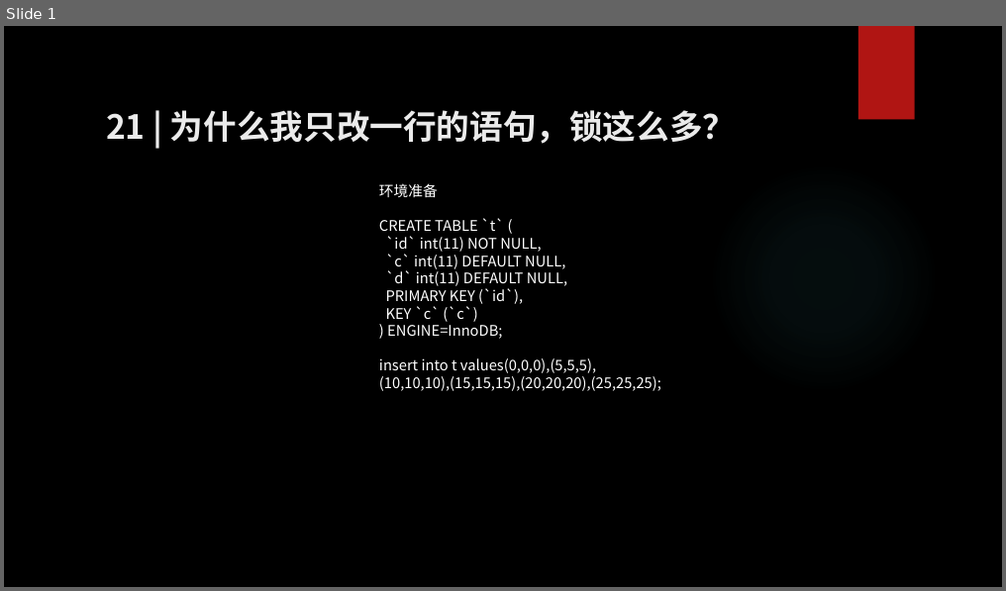
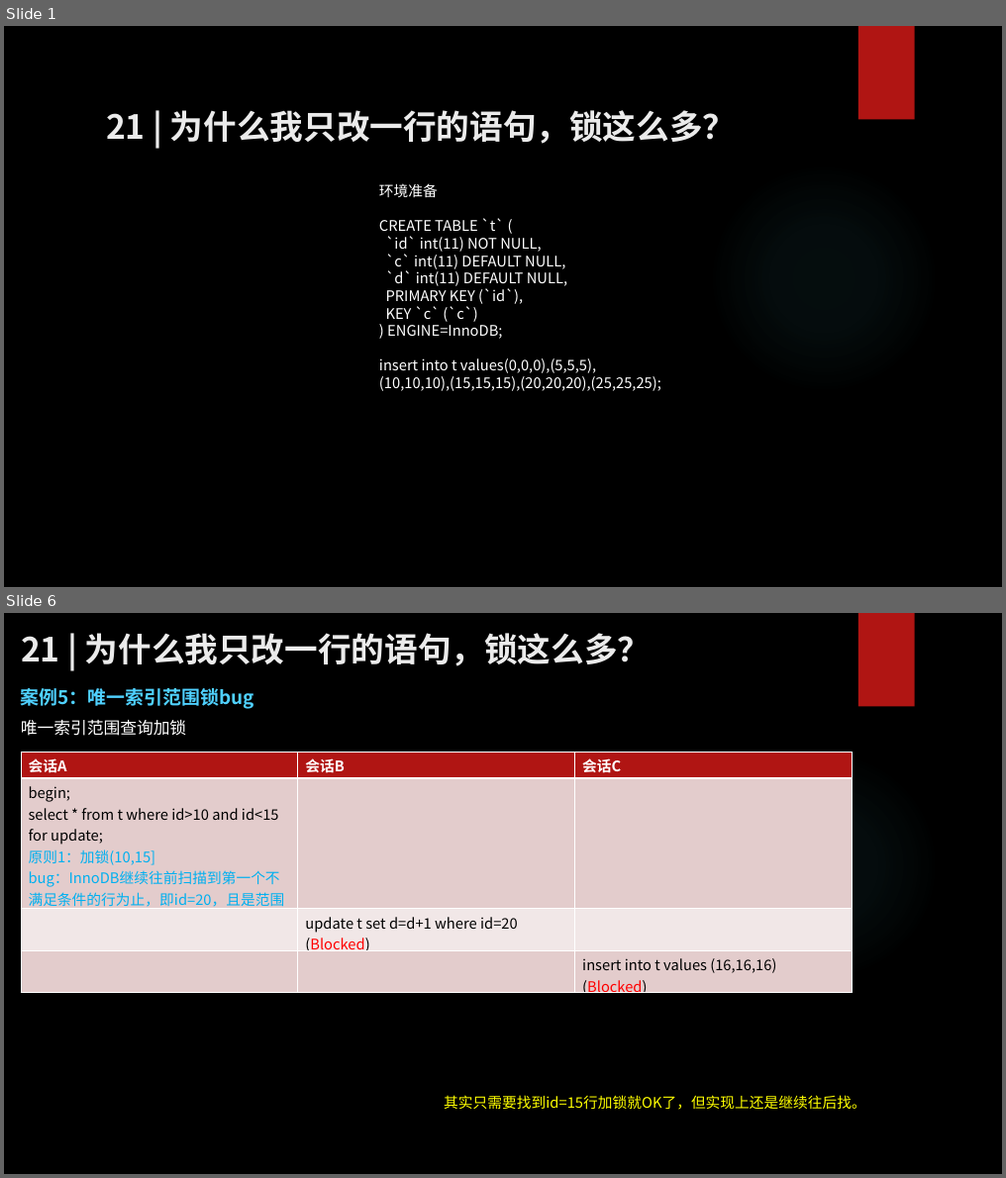
Before and after one commit to zhangkekf/reading-notes, a slide deck: MySQL实战/21为什么我只改一行的语句，锁这么多？.pptx. Shown one above the other, each under a label of ours: slide 1 before the commit, slides 1 and 6 after it; the slides between them are not shown. The pictures are 1006x591 and 1006x1178 pixels, drawn with LibreOffice and Linux fonts; fonts in the diff are those of the drawing; background and template pictures are left out. Boxes give left, top, right and bottom in pixels: in the first picture for what was removed or moved away, otherwise in the second. Text is boxed around its words. In the diff, an @@ line names an element or a change of style, - is before the commit and + after.

```diff
--- a/MySQL实战/21为什么我只改一行的语句，锁这么多？.pptx
+++ b/MySQL实战/21为什么我只改一行的语句，锁这么多？.pptx
@@ slide 6 added at [4, 613, 1002, 1174], background picture (left out); not listed: 2 template elements that a slide beside it also shows @@
@@ title added at [21, 633, 650, 666], 32 pt, text #EBEBEB, bold @@
+21 | 为什么我只改一行的语句，锁这么多？
@@ text added at [21, 688, 254, 709], 18 pt, text #4FD1FF, bold @@
+案例5：唯一索引范围锁bug
@@ text added at [21, 719, 186, 736], 16 pt, text #FFFFFF @@
+唯一索引范围查询加锁
@@ table added at [21, 752, 851, 1000], 4 rows, 3 columns @@
+会话A | 会话B | 会话C
+begin; / select * from t where id>10 and id<15 for update; / 原则1：加锁(10,15] / bug：InnoDB继续往前扫描到第一个不满足条件的行为止，即id=20，且是范围扫描，索引 id上继续加锁 (15,20] |  | 
+ | update t set d=d+1 where id=20 / (Blocked) | 
+ |  | insert into t values (16,16,16) / (Blocked)
@@ text added at [444, 1095, 865, 1110], 14 pt, text #FFFF00 @@
+其实只需要找到id=15行加锁就OK了，但实现上还是继续往后找。
```
Also in this commit, not shown: 2 slides changed, 6 other slides added, 7 slides removed, 3 other files.
